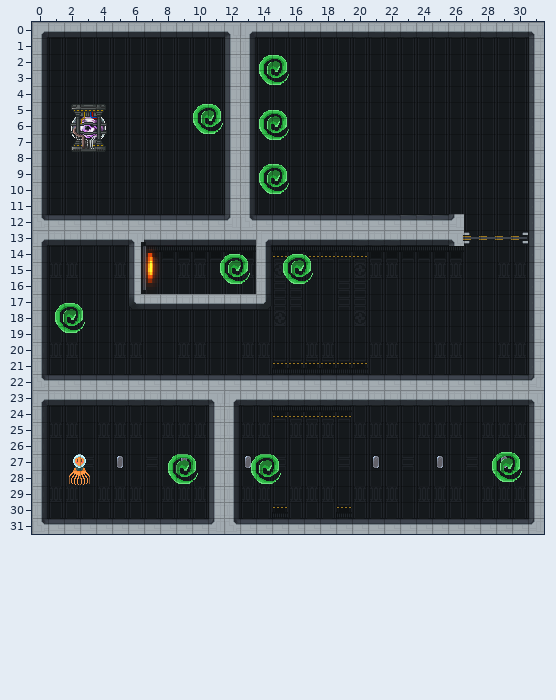
An edit to a level. Tiled map (JSON), core/assets/levels/level_5/level_0.tmj. The picture above is the old version.
Cells are 16x16 px. Shown: x 0..31, y 0..31.
Once edited:
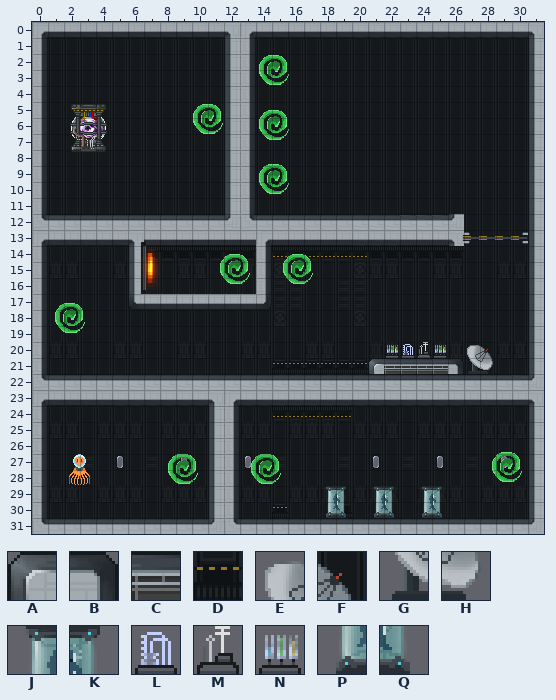
Key: from "space-tiles": A 1 "GameObject", B 3, C 6, D 97 "Background", E 199, F 200, G 215, H 216, J 229, K 230, L 242, M 243, N 244, P 245, Q 246.
_ is an empty cell.
Tiles replaced or removed in this view: D.
See-through tiles are keyed as they look on the map.
Change:
Changed rows in their new state; . is an unchanged cell.
Layer "Tile Layer 1":
first column x 21:
20 .NLMN.EF
21 ACCCCBGH
first column x 18:
29 JK.JK.JK
30 PQ.PQ.PQ
